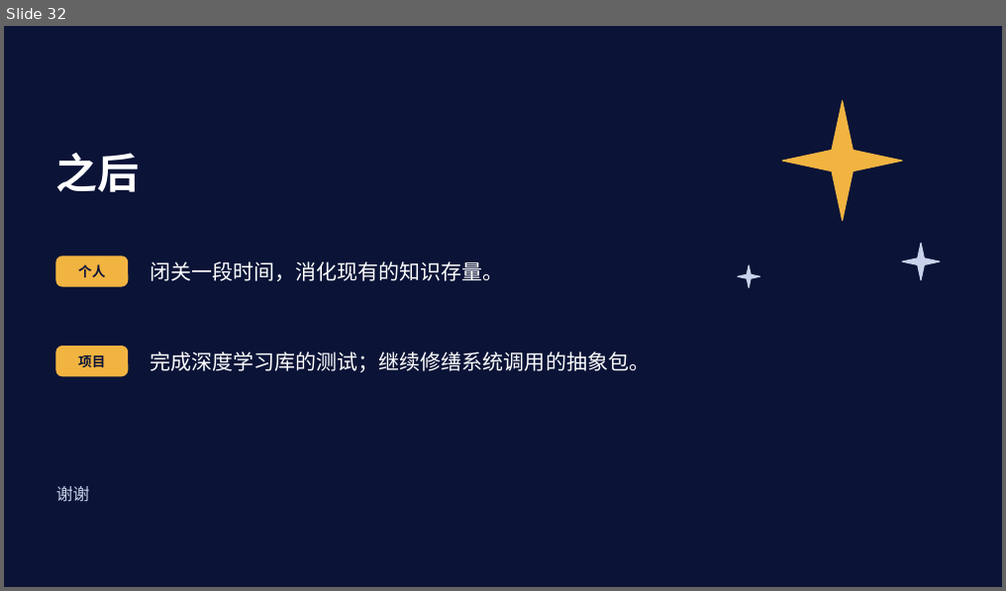
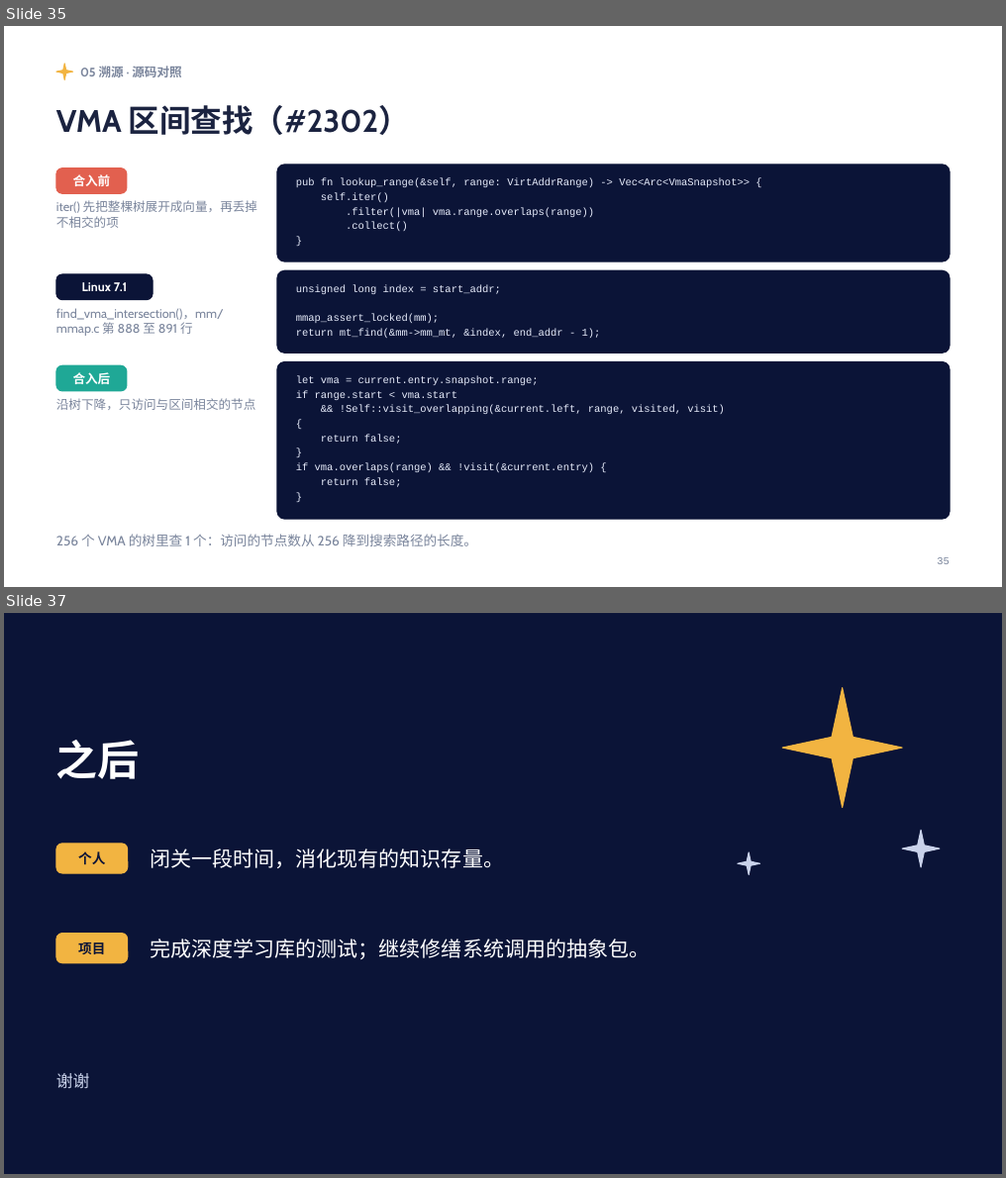
Before and after one commit to Lfan-ke/tgoskits, a slide deck: 实习总结.pptx. Shown one above the other, each under a label of ours: slide 32 before the commit, slides 35 and 37 after it; the slides between them are not shown. The pictures are 1006x591 and 1006x1178 pixels, drawn with LibreOffice and Linux fonts; fonts in the diff are those of the drawing. Boxes give left, top, right and bottom in pixels: in the first picture for what was removed or moved away, otherwise in the second. Text is boxed around its words. In the diff, an @@ line names an element or a change of style, - is before the commit and + after.

```diff
--- a/实习总结.pptx
+++ b/实习总结.pptx
@@ slide 35 added at [4,26,1002,587], background #FFFFFF @@
@@ star added at [56,64,73,79], fill #F2B441, outline #F2B441 1 pt @@
@@ text added at [80,66,181,77], 12 pt, text #7A859C, bold @@
+05 溯源 · 源码对照
@@ text added at [56,105,410,135], 30 pt, text #1B2340, bold @@
+VMA 区间查找（#2302）
@@ rounded rectangle added at [56,169,127,193], fill #E2604F, outline #E2604F 1 pt @@
@@ rounded rectangle added at [277,165,949,262], fill #0B1437, outline #0B1437 1 pt @@
@@ text added at [56,200,257,228], 12 pt, text #7A859C @@
+iter() 先把整棵树展开成向量，再丢掉不相交的项
@@ text added at [73,174,111,186], 12 pt, text #FFFFFF, bold @@
+合入前
@@ text added at [296,178,749,231], 10 pt, text #E6EBFA @@
+pub fn lookup_range(&self, range: VirtAddrRange) -> Vec<Arc<VmaSnapshot>> {
+self.iter()
+.filter(|vma| vma.range.overlaps(range))
+.collect()
+}
@@ rounded rectangle added at [56,274,152,300], fill #0B1437, outline #0B1437 1 pt @@
@@ text added at [82,282,127,291], 12 pt, text #FFFFFF, bold @@
+Linux 7.1
@@ rounded rectangle added at [277,271,949,353], fill #0B1437, outline #0B1437 1 pt @@
@@ text added at [296,284,601,338], 10 pt, text #E6EBFA @@
+unsigned long index = start_addr;
+mmap_assert_locked(mm);
+return mt_find(&mm->mm_mt, &index, end_addr - 1);
@@ text added at [56,308,224,336], 12 pt, text #7A859C @@
+find_vma_intersection()，mm/mmap.c 第 888 至 891 行
@@ rounded rectangle added at [56,366,127,391], fill #1FA896, outline #1FA896 1 pt @@
@@ text added at [73,372,111,384], 12 pt, text #FFFFFF, bold @@
+合入后
@@ rounded rectangle added at [277,363,949,519], fill #0B1437, outline #0B1437 1 pt @@
@@ text added at [296,376,725,487], 10 pt, text #E6EBFA @@
+let vma = current.entry.snapshot.range;
+if range.start < vma.start
+&& !Self::visit_overlapping(&current.left, range, visited, visit)
+{
+return false;
+}
+if vma.overlaps(range) && !visit(&current.entry) {
+return false;
+}
@@ text added at [56,398,256,410], 12 pt, text #7A859C @@
+沿树下降，只访问与区间相交的节点
@@ text added at [56,534,477,547], 13 pt, text #7A859C @@
+256 个 VMA 的树里查 1 个：访问的节点数从 256 降到搜索路径的长度。
@@ text added at [937,558,949,565], 10 pt, text #7A859C @@
+35
@@ what was slide 32 is now slide 37 @@
```
Also in this commit, not shown: 2 slides changed, 4 other slides added.
